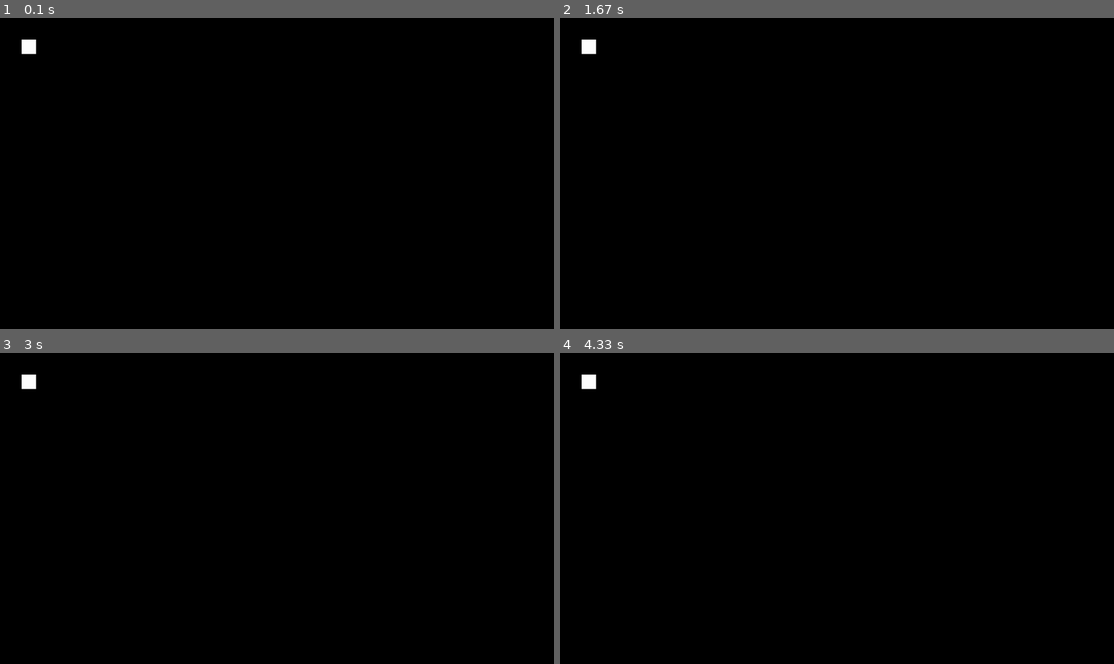
Above: before the commit, frames 1-4 (two rows, left to right).
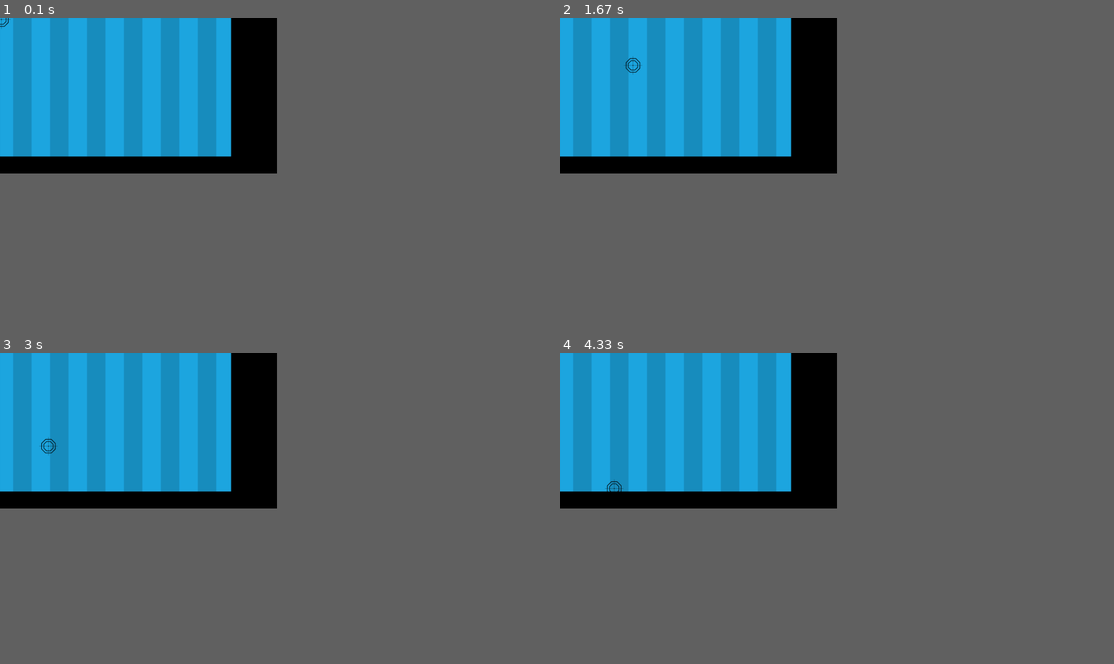
Above: after the commit, the same moments.

Repository: hyunsang4072/learn-pygame
Game: pygame game, started from intro_to_sprites.py
The game is run twice, just before and just after one commit, with the same random seed, the same clock (stepped at 60 frames per second) and the same inputs.
Inputs (mouse positions are in pixels of both pictures, inside the frame that each line leads up to):
- Up to frame 1 (0.1 s): no input
- Up to frame 2 (1.67 s): click (698, 95) at 0.38 s; click (726, 129) at 0.72 s; click (798, 148) at 1.05 s; click (632, 64) at 1.38 s
- Up to frame 3 (3 s): click (138, 449) at 1.72 s; click (99, 399) at 2.05 s; click (232, 471) at 2.38 s; click (49, 446) at 2.72 s
- Up to frame 4 (4.33 s): click (615, 399) at 3.05 s; click (632, 458) at 3.38 s; click (798, 464) at 3.72 s; click (615, 486) at 4.05 s
The window is 900x506 before the commit and 450x253 after it. Grey fills any space a smaller window leaves; there, only what the larger window draws over its background counts as a difference.

The runs differ from the first frame. In frame 1, 19% of the frame differs, in the area x 0-42%, y 0-45%; in frame 2, 19%; in frame 3, 19%; in frame 4, 19%.

Commit message:
learn pygame

Diff:
--- a/intro_to_sprites.py
+++ b/intro_to_sprites.py
@@ -1,12 +1,15 @@
 import pygame, sys
 
 class Hairyhair(pygame.sprite.Sprite):
-    def __init__(self, width, height, pos_x, pos_y, color):
+    def __init__(self, pic_path):
         super().__init__()
-        self.image = pygame.Surface([width, height])
-        self.image.fill(color)
+        self.image = pygame.image.load(pic_path)
+        # self.image.fill(color)
         self.rect = self.image.get_rect()
-        self.rect.center = [pos_x, pos_y]
+        # self.rect.center = [pos_x, pos_y]
+
+    def update(self):
+        self.rect.center = pygame.mouse.get_pos()
 
 # General setup
 pygame.init()
@@ -16,11 +19,17 @@
 white = (255, 255, 255)
 
 # Game screen
-screen_width = 1920
-screen_height = 1080
+screen_width = 1920 // 2
+screen_height = 1080 // 2
 screen = pygame.display.set_mode((screen_width, screen_height))
 
-hairyhair = Hairyhair(50, 50, 100, 100, white)
+# Set background
+background = pygame.image.load("Background_Blue.png")
+# No mouse showing on gamescreen
+pygame.mouse.set_visible(False)
+
+# Creating an instance
+hairyhair = Hairyhair("slice56_56.png")
 
 hairyhair_group = pygame.sprite.Group()
 hairyhair_group.add(hairyhair)
@@ -33,5 +42,9 @@
 
 
     pygame.display.flip()
+    screen.blit(background, (0, 0))
     hairyhair_group.draw(screen)
+
+    # Get mouse position and update
+    hairyhair_group.update()
     clock.tick(60)
Binary file added: Background_Blue.png
Binary file added: Background_Orange.png
Binary file added: BulletHole.png
Binary file added: Bullet_1.png
Binary file added: slice56_56.png
Not shown, added: .DS_Store
